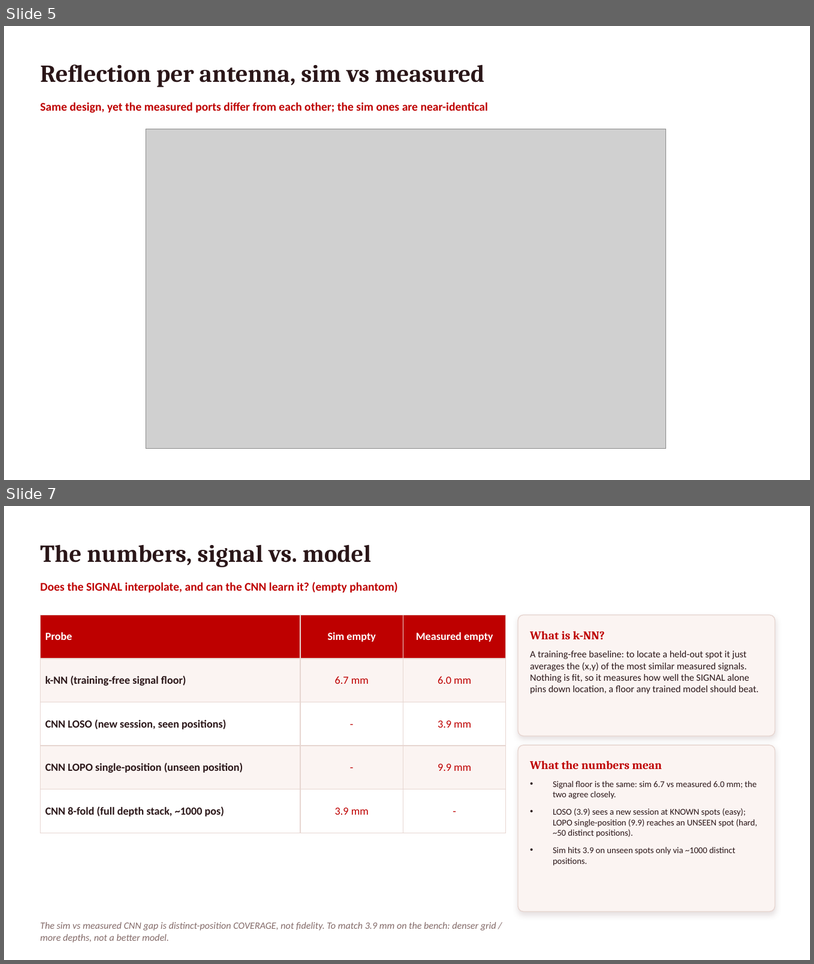
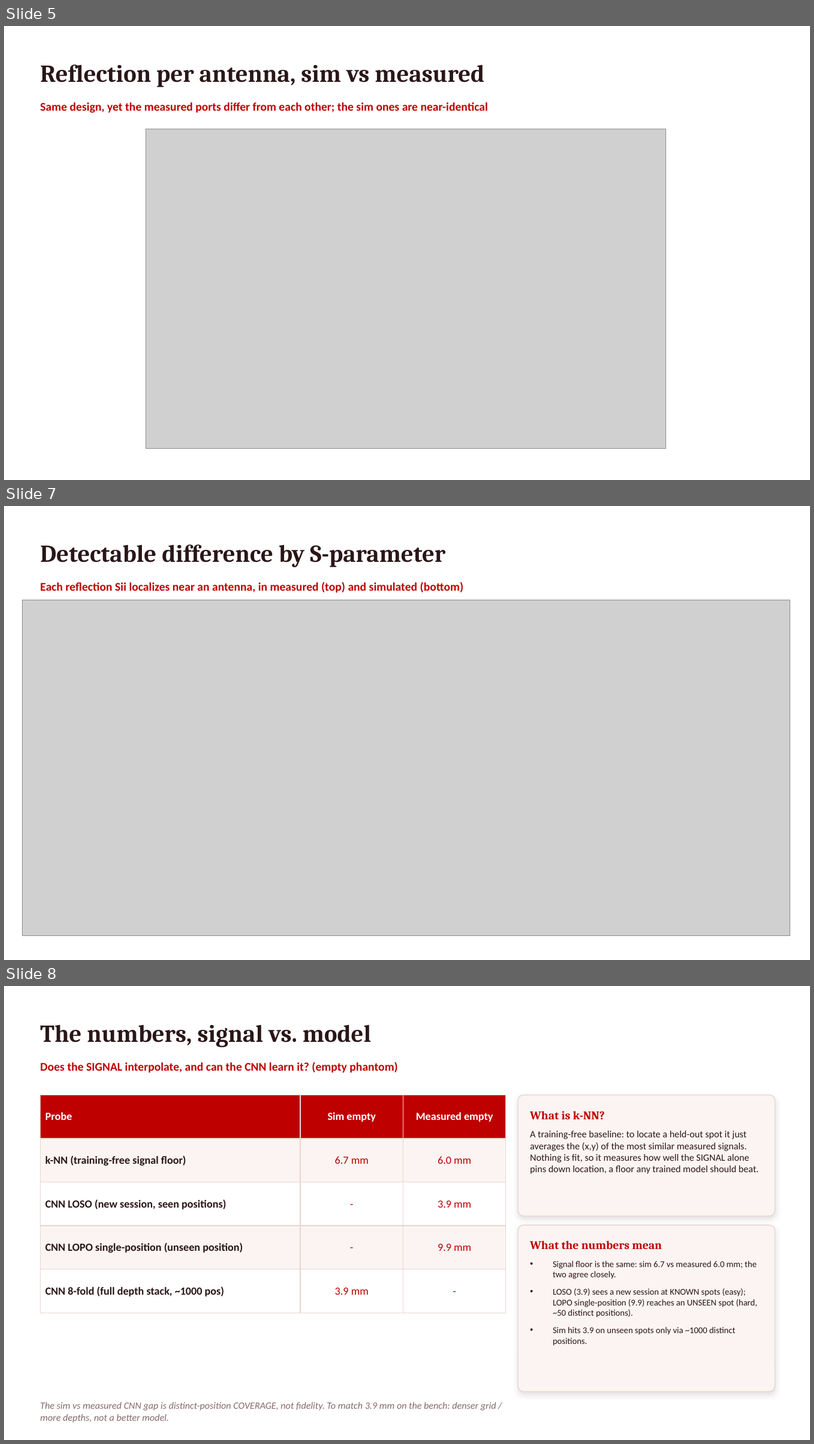
Before and after one commit to pmart1534/microwave-phantom-localization-cnn-mlp, a slide deck: regression_deck/Deck3_Sim_vs_Measured.pptx. Shown one above the other, each under a label of ours: slides 5 and 7 before the commit, slides 5, 7 and 8 after it; the slides between them are not shown. The pictures are 814x964 and 814x1444 pixels, drawn with LibreOffice and Linux fonts; fonts in the diff are those of the drawing; grey boxes stand for pictures. Boxes give left, top, right and bottom in pixels: in the first picture for what was removed or moved away, otherwise in the second. Text is boxed around its words. In the diff, an @@ line names an element or a change of style, - is before the commit and + after.

```diff
--- a/regression_deck/Deck3_Sim_vs_Measured.pptx
+++ b/regression_deck/Deck3_Sim_vs_Measured.pptx
@@ slide 7 added at bbox=[4, 506, 810, 960], background #FFFFFF @@
@@ text added at bbox=[40, 544, 446, 567], 29 pt, text #2A1618, bold @@
+Detectable difference by S-parameter
@@ text added at bbox=[40, 582, 464, 592], 14 pt, text #BE0000, bold @@
+Each reflection Sii localizes near an antenna, in measured (top) and simulated (bottom)
@@ picture added at bbox=[22, 600, 791, 936] @@
@@ what was slide 7 is now slide 8 @@
```
Also in this commit, not shown: 1 slide changed, 2 other slides added, 1 slide removed, 4 other files.
